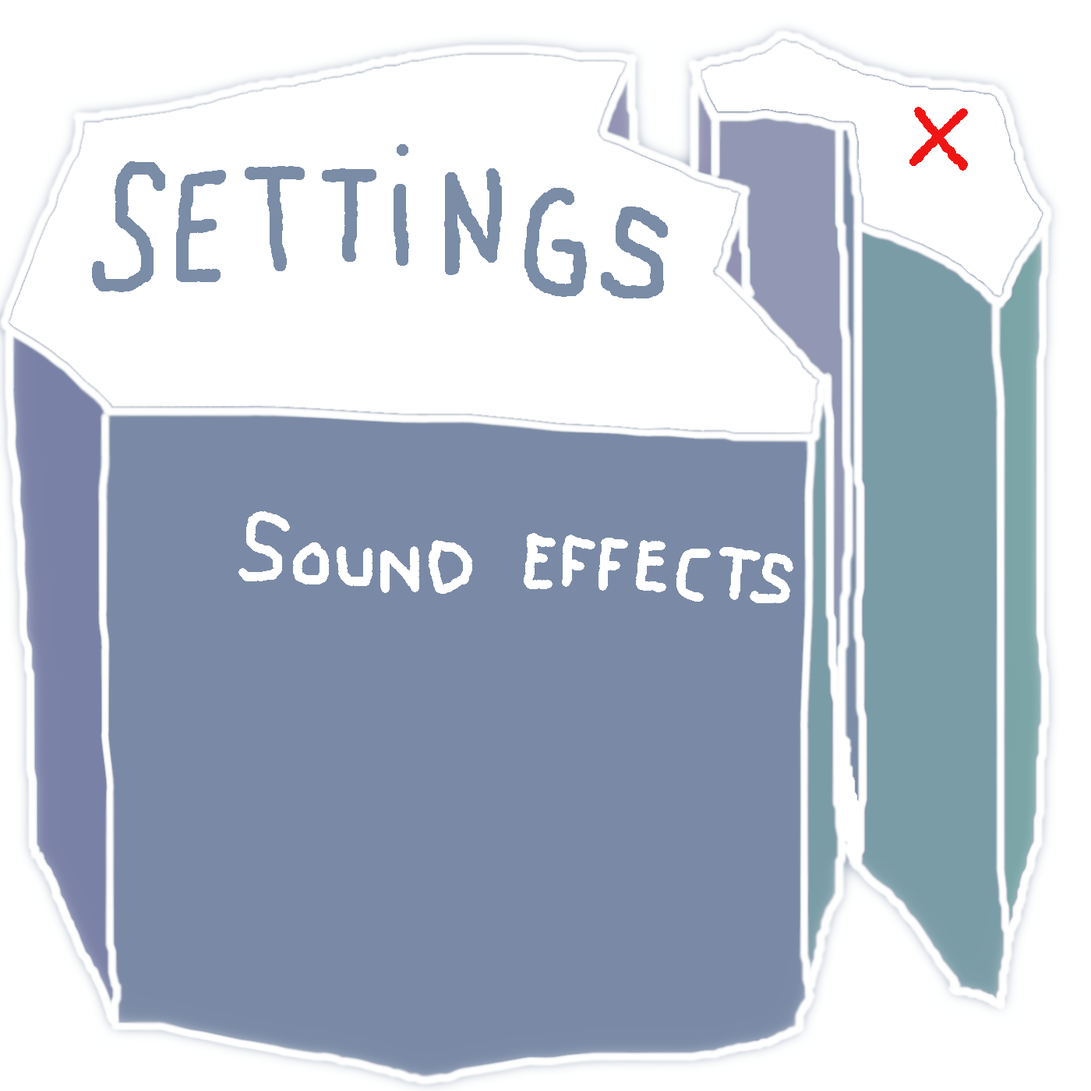
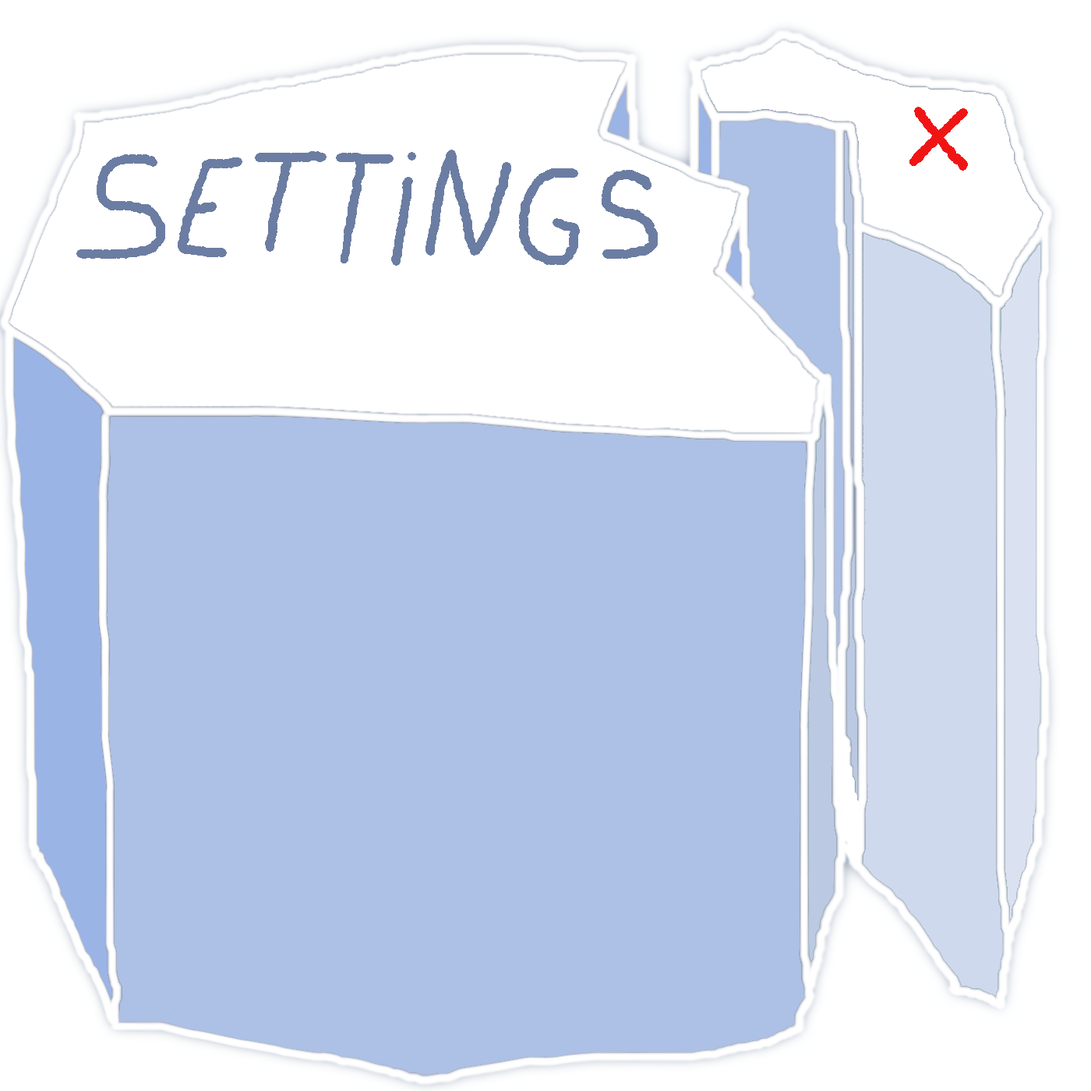
Layered file, before and after one edit (w=1091, h=1091). Changes by layer:
hid "TryAgain" over [238, 511, 794, 604]
painted on "Background" over [14, 88, 1041, 1076]
